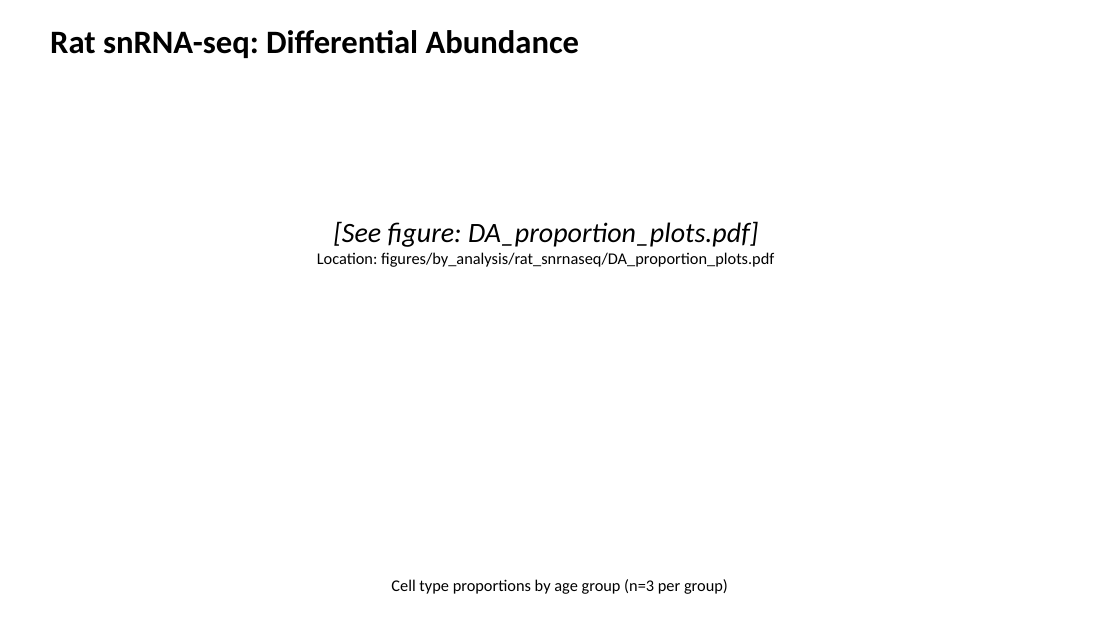
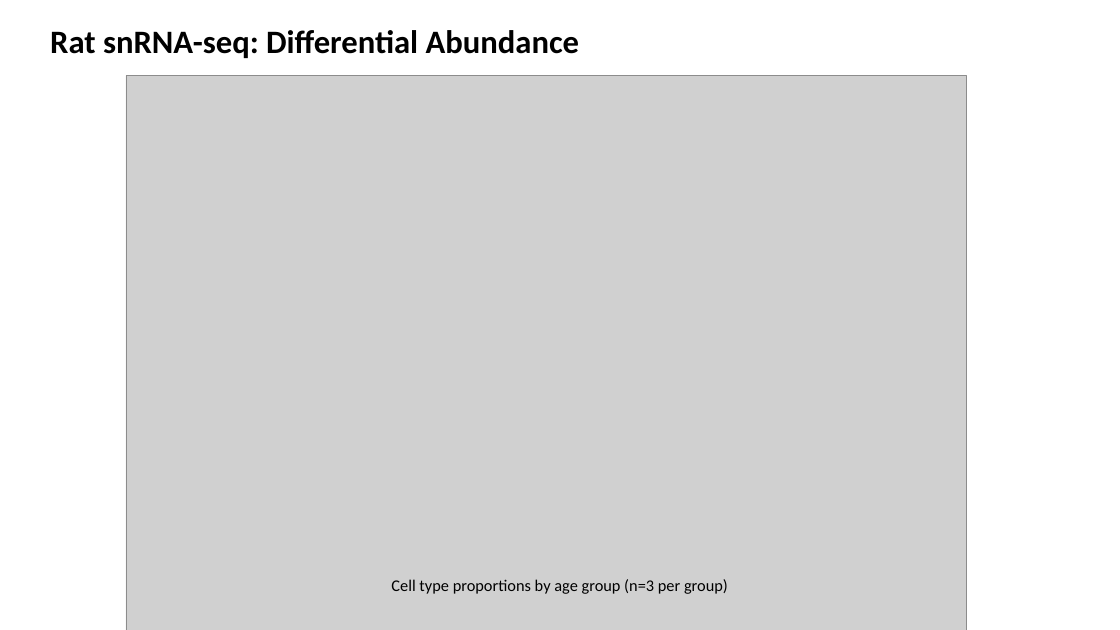
Before and after one commit to leeoesterreich/ERpBRCA_OlderWomen, a slide deck: slide 8 of docs/biostatistical_corrections_summary.pptx. Drawn at 1120x630 pixels with LibreOffice and Linux fonts; fonts in the diff are those of the drawing; grey boxes stand for pictures. Boxes give left, top, right and bottom in pixels: in the first picture for what was removed or moved away, otherwise in the second. Text is boxed around its words. In the diff, an @@ line names an element or a change of style, - is before the commit and + after.

```diff
--- a/docs/biostatistical_corrections_summary.pptx
+++ b/docs/biostatistical_corrections_summary.pptx
@@ picture added at [126, 76, 966, 630] @@
@@ text removed at [317, 221, 774, 267] @@
-[See figure: DA_proportion_plots.pdf]
-Location: figures/by_analysis/rat_snrnaseq/DA_proportion_plots.pdf
```
Also in this commit, not shown: 3 other slides changed, 34 other files.
